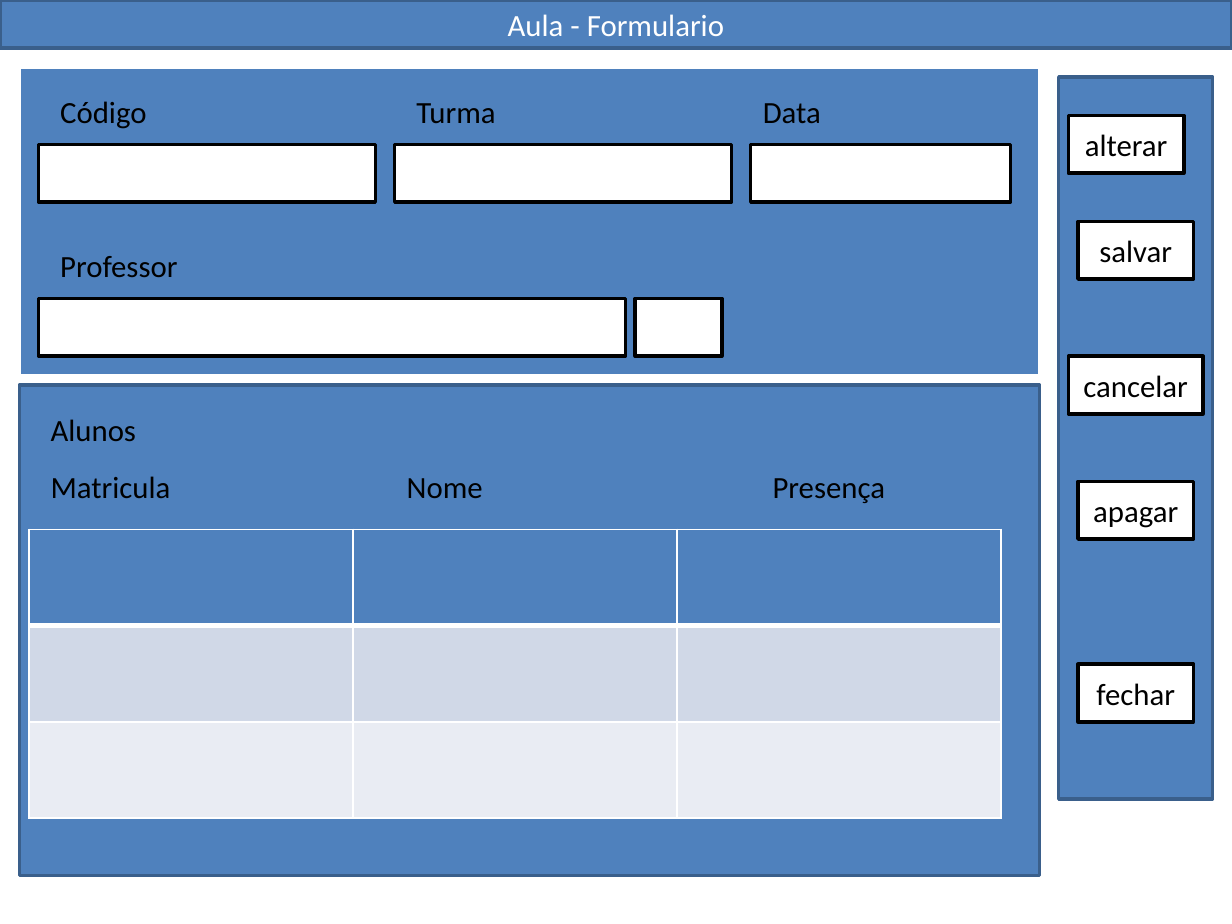
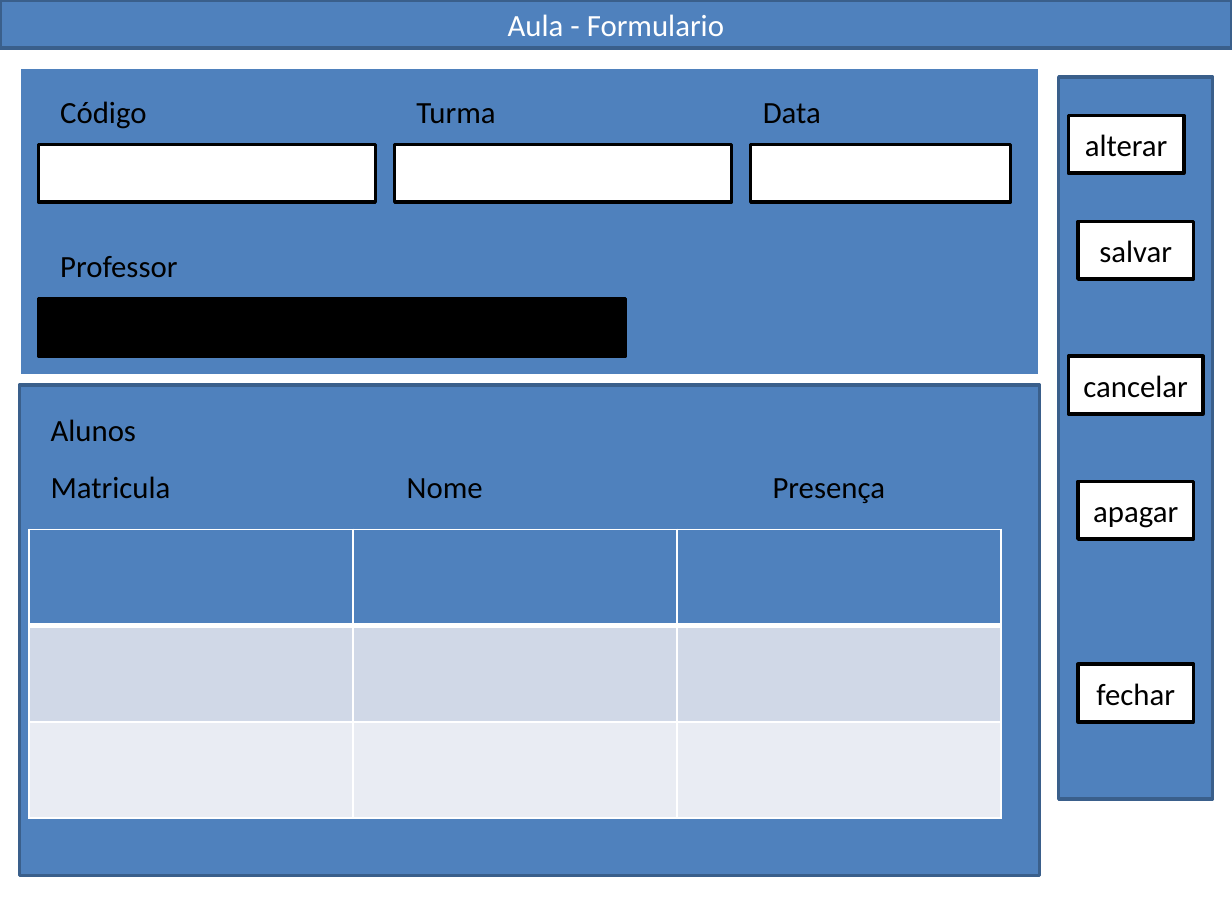
Before and after one commit to KaioAlanGOliveira/WP-CateSys, a slide deck: slide 10 of Documentacao/Prototipo.pptx. Drawn at 1232x924 pixels with LibreOffice and Linux fonts; fonts in the diff are those of the drawing. Boxes give left, top, right and bottom in pixels: in the first picture for what was removed or moved away, otherwise in the second. Text is boxed around its words. In the diff, an @@ line names an element or a change of style, - is before the commit and + after.

```diff
--- a/Documentacao/Prototipo.pptx
+++ b/Documentacao/Prototipo.pptx
@@ rectangle at (38, 298, 626, 356): fill #FFFFFF to #000000 @@
@@ rectangle removed at (636, 298, 722, 356) @@
```
Also in this commit, not shown: 2 other files.
